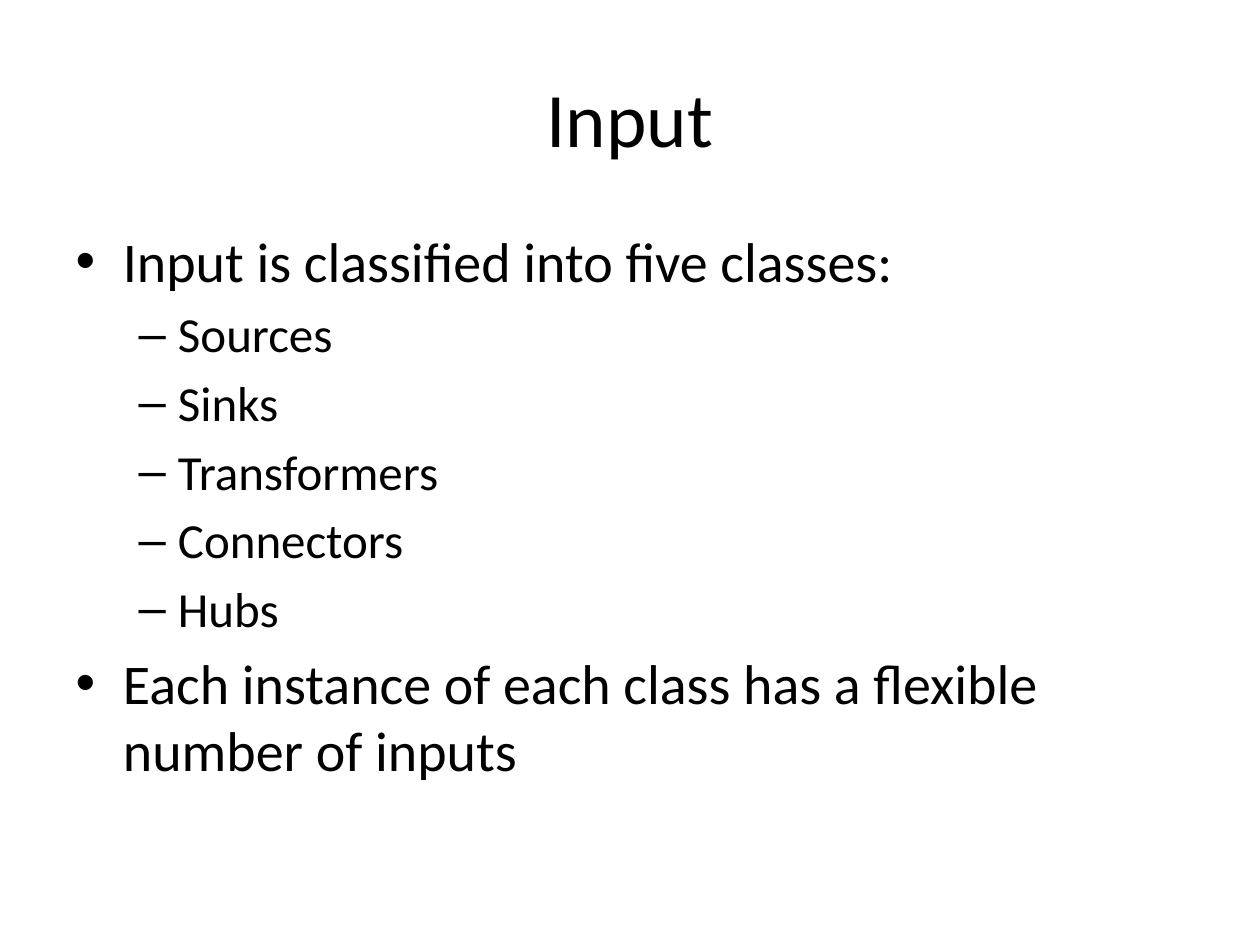
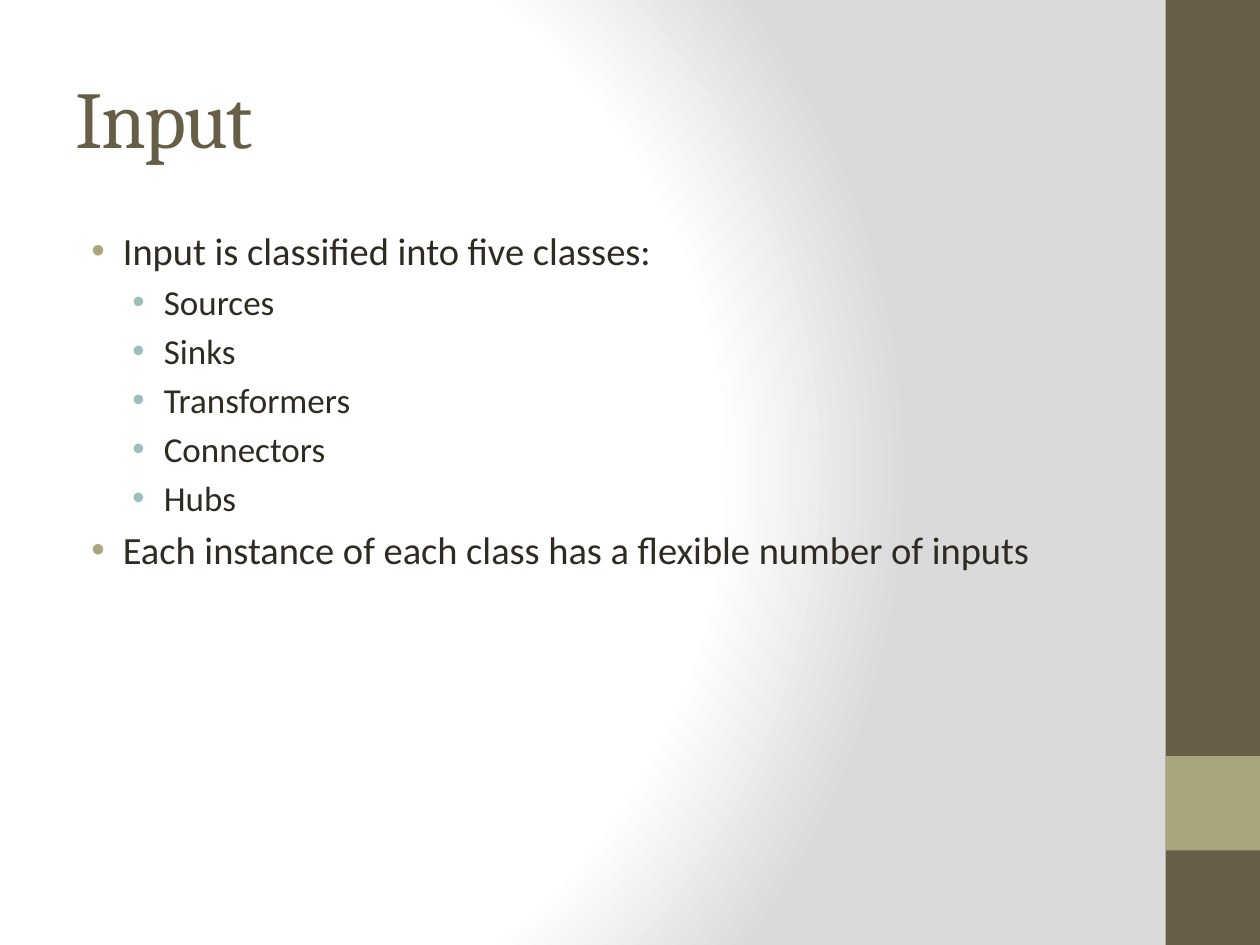
Before and after one commit to jtrobinson57/fscmodel-monte-carlo, a slide deck: slide 3 of fscmodel presentation 130618.pptx. Drawn at 1260x945 pixels with LibreOffice and Linux fonts; fonts in the diff are those of the drawing. Boxes give left, top, right and bottom in pixels: in the first picture for what was removed or moved away, otherwise in the second. Text is boxed around its words. In the diff, an @@ line names an element or a change of style, - is before the commit and + after.

```diff
--- a/fscmodel presentation 130618.pptx
+++ b/fscmodel presentation 130618.pptx
@@ background #FFFFFF to gradient #FFFFFF to #DADADA @@
@@ rectangle added at bbox=[1166, 0, 1260, 945], fill #675E47 @@
@@ title "Input" at bbox=[76, 94, 253, 165]: size 44 to 46 pt, font Calibri to Cambria, text colour #000000 to #675E47, letter spacing 0 to -1 pt; alignment centre to left @@
@@ text "Input is classified into five ..." at bbox=[123, 238, 1029, 570]: size 32 to 22 pt in "Input is classified into five classes:", "Each instance of each class has a ..."; text colour #000000 to #2F2B20; size 28 to 20 pt in "Sources", "Sinks", "Transformers", "Connectors" and 1 more places; indent changed; less space between paragraphs; bullet – to • @@
@@ rectangle added at bbox=[1166, 756, 1260, 850], fill #A9A57C @@
```
Also in this commit, not shown: 5 other slides changed, 1 other file.
